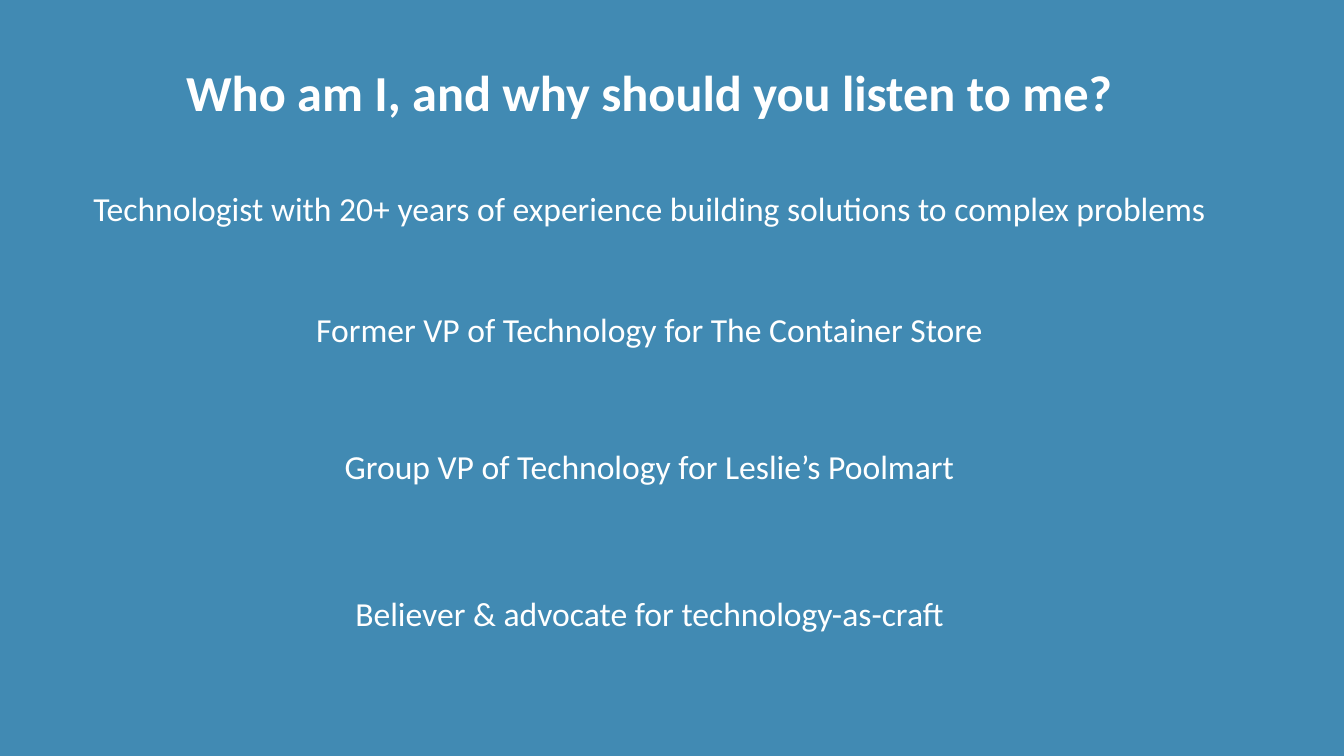
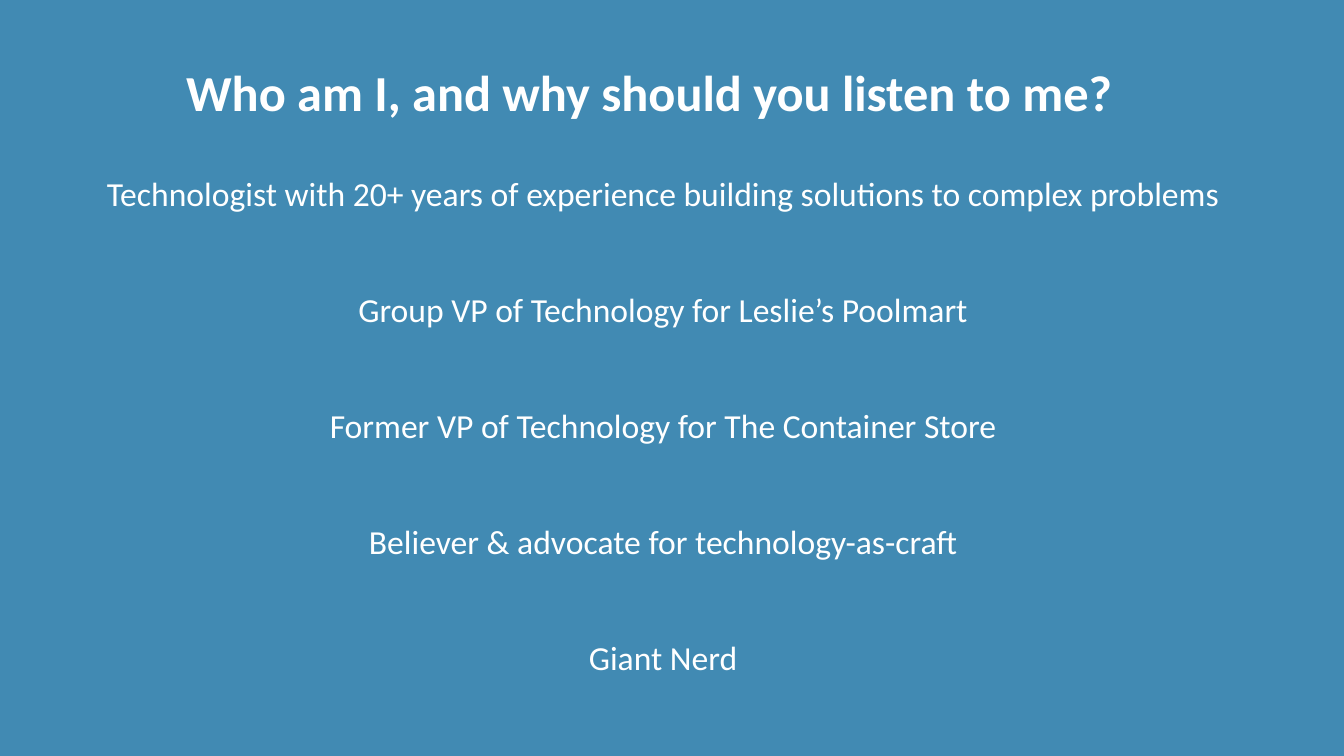
Before and after one commit to davidaayers/comm-and-doc-arch-decisions, a slide deck: slide 2 of comm-and-doc-arch-decisions.pptx. Drawn at 1344x756 pixels with LibreOffice and Linux fonts; fonts in the diff are those of the drawing. Boxes give left, top, right and bottom in pixels: in the first picture for what was removed or moved away, otherwise in the second. Text is boxed around its words. In the diff, an @@ line names an element or a change of style, - is before the commit and + after.

```diff
--- a/comm-and-doc-arch-decisions.pptx
+++ b/comm-and-doc-arch-decisions.pptx
@@ text "Technologist with 20+ years of ...": place and size @@
-text "Technologist with 20+ years of ..." at (93, 197, 1205, 227)
+text "Technologist with 20+ years of ..." at (107, 182, 1219, 212)
@@ text "Group VP of Technology for ...": place and size @@
-text "Group VP of Technology for ..." at (345, 455, 954, 485)
+text "Group VP of Technology for ..." at (358, 298, 968, 328)
@@ text "Former VP of Technology for ...": place and size @@
-text "Former VP of Technology for ..." at (316, 318, 982, 348)
+text "Former VP of Technology for ..." at (330, 414, 996, 444)
@@ text "Believer & advocate for technology-as-craft": place and size @@
-text "Believer & advocate for technology-as-craft" at (355, 602, 944, 632)
+text "Believer & advocate for technology-as-craft" at (369, 530, 957, 560)
@@ text added at (589, 646, 737, 671), 24 pt, text #FFFFFF @@
+Giant Nerd
```
Also in this commit, not shown: 14 other slides changed, 1 slide removed.
